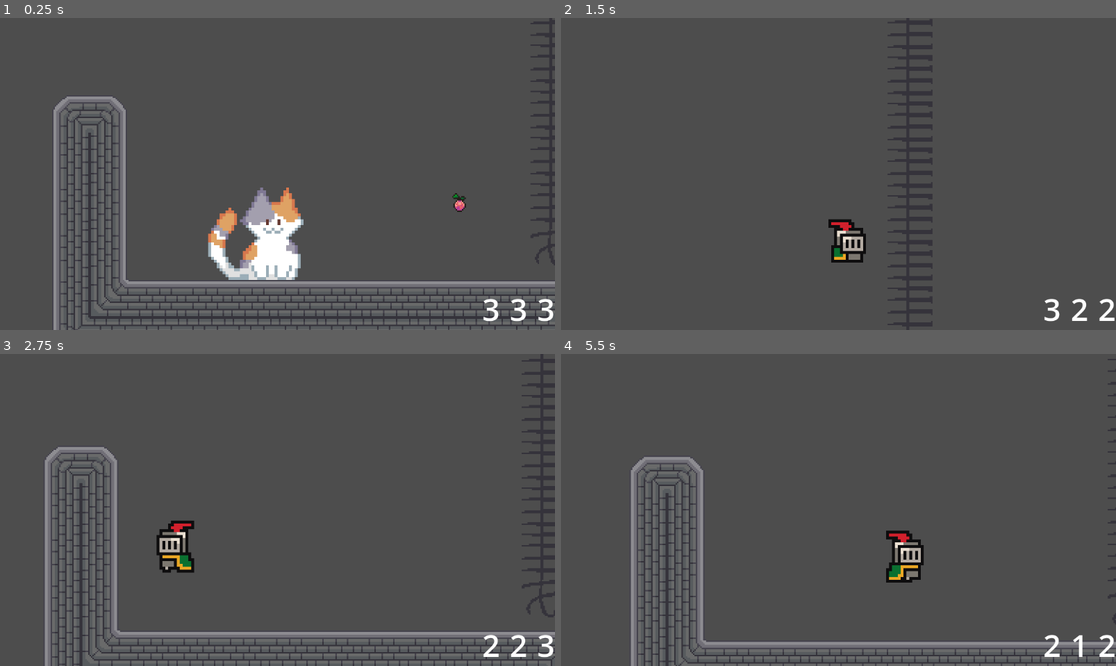
Above: before the commit, frames 1-4 (two rows, left to right).
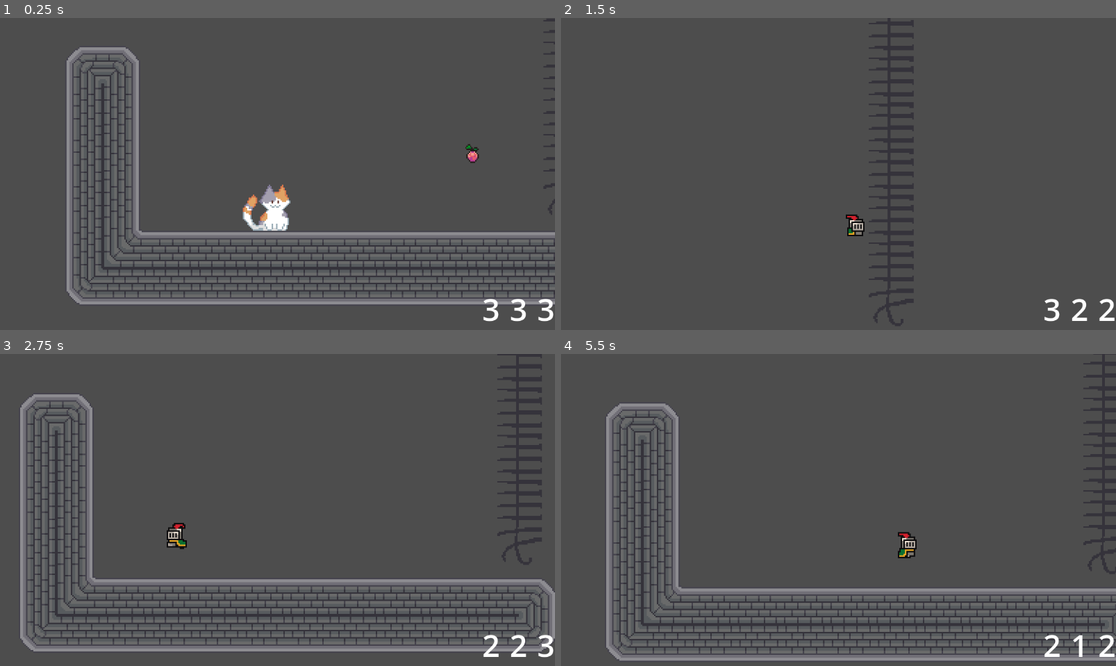
Above: after the commit, the same moments.

Repository: edencheung/CamJam2025
Game: Godot game, scene res://scenes/game.tscn
Same seed, same stepped clock (60 frames per second), same inputs: the game is played once before the commit and once after it.
Inputs:
- Up to frame 1 (0.25 s): no input
- Up to frame 2 (1.5 s): hold Right (move_right) from 0.53 s (still down); tap 0 (change_blue) at 0.6 s; tap Space (jump) at 0.77 s; tap 9 (change_green) at 1.35 s
- Up to frame 3 (2.75 s): tap Space (jump) at 1.52 s; release Right (move_right) at 2.03 s; hold Left (move_left) from 2.03 s (still down); tap 8 (change_red) at 2.1 s
- Up to frame 4 (5.5 s): release Left (move_left) at 2.78 s; hold Right (move_right) 2.78-4.28 s; tap Tab (dash) at 2.85 s; tap Space (jump) at 3.02, 3.77, 4.52 s; hold Shift (grab) 3.53-4.28 s; hold Left (move_left) 4.28-5.03 s; tap 0 (change_blue) at 4.35 s; hold Right (move_right) from 5.03 s (still down); tap 9 (change_green) at 5.1 s

The runs differ from the first frame. In frame 1, 24% of the frame differs, in the area x 9-100%, y 0-100%; in frame 2, 3.6%; in frame 3, 22%; in frame 4, 20%.

Commit message:
Make player smaller and fix hitbox offset

Diff:
--- a/scenes/game.tscn
+++ b/scenes/game.tscn
@@ -220,8 +220,7 @@
 
 [node name="player" parent="." instance=ExtResource("1_gkai8")]
 z_index = 10
-position = Vector2(16, -88)
-scale = Vector2(2, 2)
+position = Vector2(8, -64)
 
 [node name="Camera2D" type="Camera2D" parent="player"]
 position = Vector2(1, -5)
--- a/scenes/player.tscn
+++ b/scenes/player.tscn
@@ -19,7 +19,7 @@
 autoplay = "idle"
 
 [node name="CollisionShape2D" type="CollisionShape2D" parent="."]
-position = Vector2(5, 16)
+position = Vector2(0, 16)
 shape = SubResource("CapsuleShape2D_ho6aa")
 
 [node name="Timer" type="Timer" parent="."]
@@ -29,13 +29,14 @@
 [node name="Rotatable" type="Node2D" parent="."]
 
 [node name="WallCast" type="RayCast2D" parent="."]
-position = Vector2(5, 16)
+position = Vector2(0, 16)
 target_position = Vector2(13, 0)
 
 [node name="DeathDetection" type="Area2D" parent="."]
 position = Vector2(5, 16)
 
 [node name="CollisionShape2D" type="CollisionShape2D" parent="DeathDetection"]
+position = Vector2(-5, 0)
 shape = SubResource("RectangleShape2D_t51ai")
 
 [connection signal="timeout" from="Timer" to="." method="_on_timer_timeout"]
Not shown: 2 places in spriteframes/player.tres that only renumber resources
